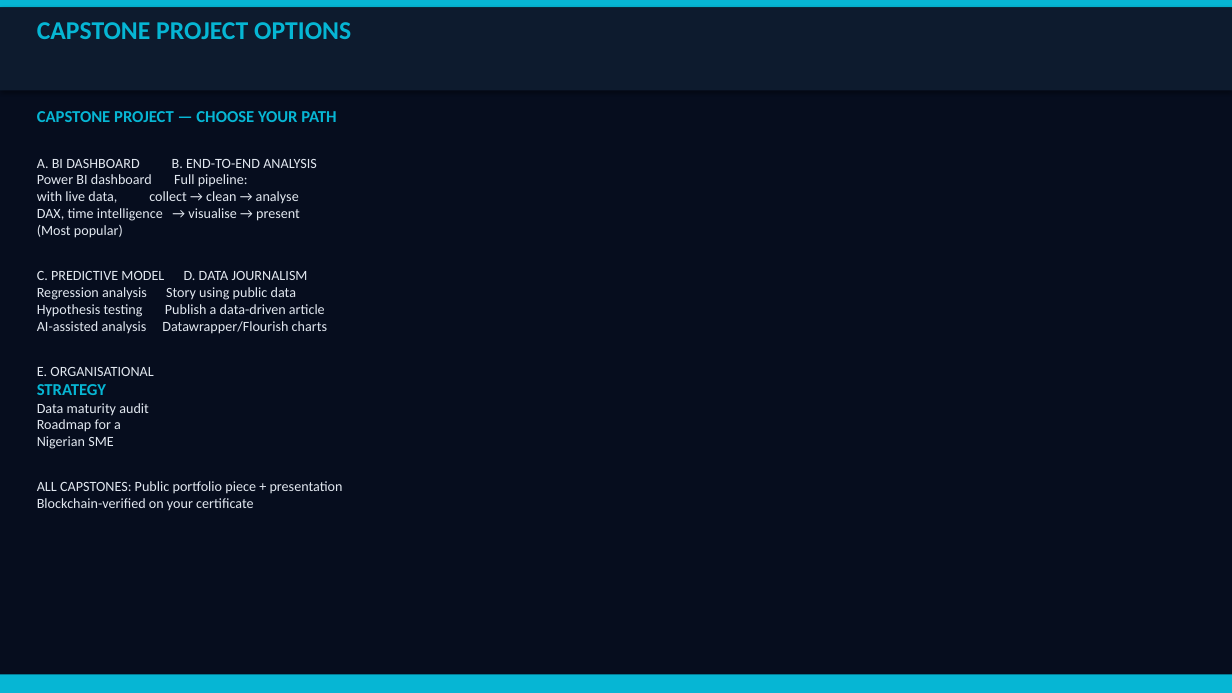
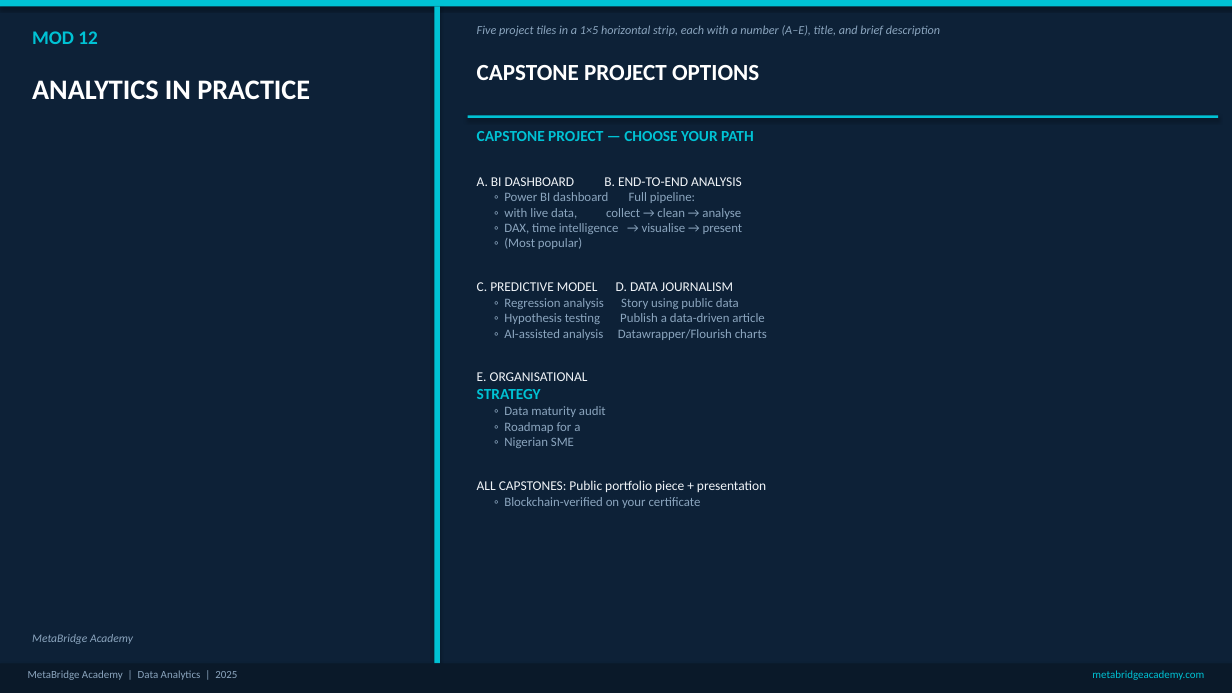
Before and after one commit to Gidoty/metabridge-website, a slide deck: slide 49 of exports/Data-Analytics-Slide-Deck.pptx (slide 50 before the commit). Drawn at 1232x693 pixels with LibreOffice and Linux fonts; fonts in the diff are those of the drawing. Boxes give left, top, right and bottom in pixels: in the first picture for what was removed or moved away, otherwise in the second. Text is boxed around its words. In the diff, an @@ line names an element or a change of style, - is before the commit and + after.

```diff
--- a/exports/Data-Analytics-Slide-Deck.pptx
+++ b/exports/Data-Analytics-Slide-Deck.pptx
@@ background #060D1E to #0D2137 @@
@@ rectangle at [0,0,1232,6]: fill #06B6D4 to #00C2D4 @@
@@ rectangle removed at [0,7,1232,91] @@
@@ rectangle added at [434,6,440,664], fill #00C2D4 @@
@@ text added at [477,25,940,36], 9.5 pt, text #8BA5BE, italic @@
+Five project tiles in a 1×5 horizontal strip, each with a number (A–E), title, and brief description
@@ text added at [32,31,97,44], 15 pt, text #00C2D4, bold @@
+MOD 12
@@ text "CAPSTONE PROJECT OPTIONS": place and size @@
-text "CAPSTONE PROJECT OPTIONS" at [37,22,351,39]
+text "CAPSTONE PROJECT OPTIONS" at [477,65,759,80]
@@ text "CAPSTONE PROJECT OPTIONS" at [477,65,759,80]: size 20 to 18 pt, text colour #06B6D4 to #FFFFFF @@
@@ text added at [32,80,310,99], 22 pt, text #FFFFFF, bold @@
+ANALYTICS IN PRACTICE
@@ rectangle added at [468,116,1218,118], fill #00C2D4 @@
@@ text "CAPSTONE PROJECT — CHOOSE YOUR ...": place and size @@
-text "CAPSTONE PROJECT — CHOOSE YOUR ..." at [37,111,343,510]
+text "CAPSTONE PROJECT — CHOOSE YOUR ..." at [477,131,767,508]
@@ text at [477,131,766,492]: size 13 to 12 pt, text colour #06B6D4 to #00C2D4 in "CAPSTONE PROJECT — CHOOSE YOUR PATH", "STRATEGY"; size 11 to 10.5 pt, text colour #E2E8F0 to #F0F4F8 in "A. BI DASHBOARD B. END-TO-END ANALYSIS", "C. PREDICTIVE MODEL D. DATA JOURNALISM", "E. ORGANISATIONAL", "ALL CAPSTONES: Public portfolio piece + presentation" @@
@@ text at [504,192,743,249]: text changed; size 11 to 10 pt; text colour #E2E8F0 to #8BA5BE @@
-Power BI dashboard Full pipeline:
-with live data, collect → clean → analyse
-DAX, time intelligence → visualise → present
-(Most popular)
+◦ Power BI dashboard Full pipeline:
+◦ with live data, collect → clean → analyse
+◦ DAX, time intelligence → visualise → present
+◦ (Most popular)
@@ text at [504,298,767,340]: text changed; size 11 to 10 pt; text colour #E2E8F0 to #8BA5BE @@
-Regression analysis Story using public data
-Hypothesis testing Publish a data-driven article
-AI-assisted analysis Datawrapper/Flourish charts
+◦ Regression analysis Story using public data
+◦ Hypothesis testing Publish a data-driven article
+◦ AI-assisted analysis Datawrapper/Flourish charts
@@ text at [504,406,606,448]: text changed; size 11 to 10 pt; text colour #E2E8F0 to #8BA5BE @@
-Data maturity audit
-Roadmap for a
-Nigerian SME
+◦ Data maturity audit
+◦ Roadmap for a
+◦ Nigerian SME
@@ text at [504,497,701,508]: text changed; size 11 to 10 pt; text colour #E2E8F0 to #8BA5BE @@
-Blockchain-verified on your certificate
+◦ Blockchain-verified on your certificate
@@ text added at [32,634,133,644], 9 pt, text #8BA5BE, italic @@
+MetaBridge Academy
@@ rectangle: place and size @@
-rectangle at [0,675,1232,693]
+rectangle at [0,664,1232,693]
@@ rectangle at [0,664,1232,693]: fill #06B6D4 to #0A1929 @@
@@ text added at [28,670,237,680], 8.5 pt, text #8BA5BE @@
+MetaBridge Academy | Data Analytics | 2025
@@ text added at [1092,670,1204,680], 8.5 pt, text #00C2D4 @@
+metabridgeacademy.com
```
Also in this commit, not shown: 51 other slides changed, 6 slides added, 7 slides removed, 25 other files.
